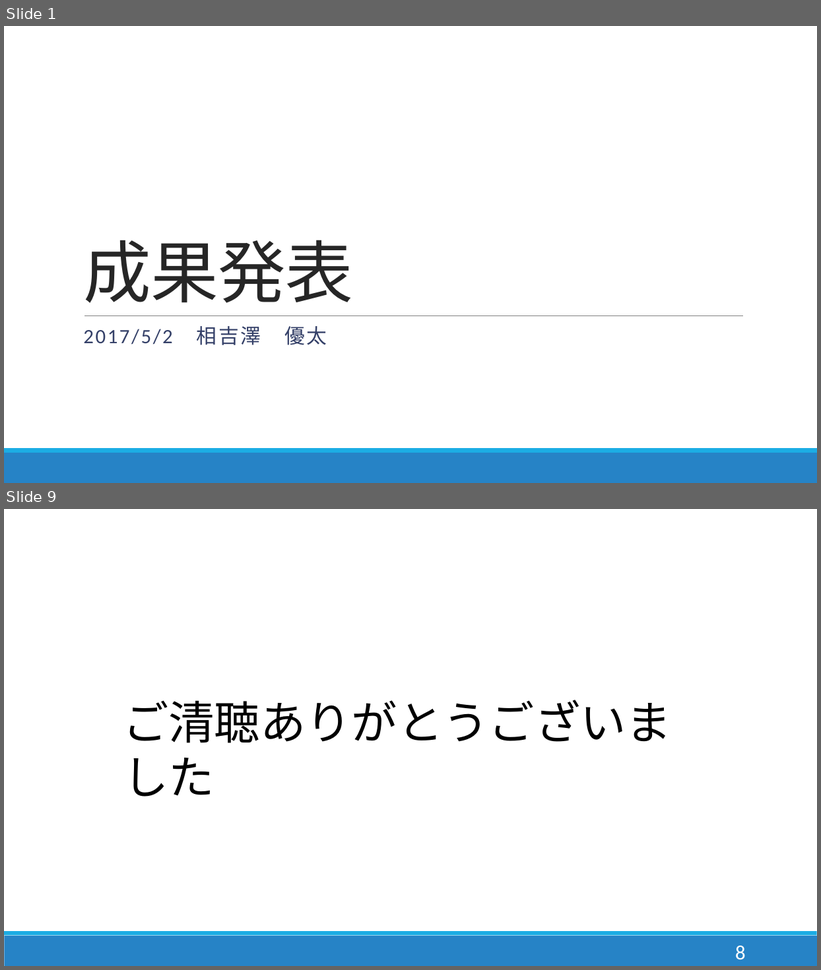
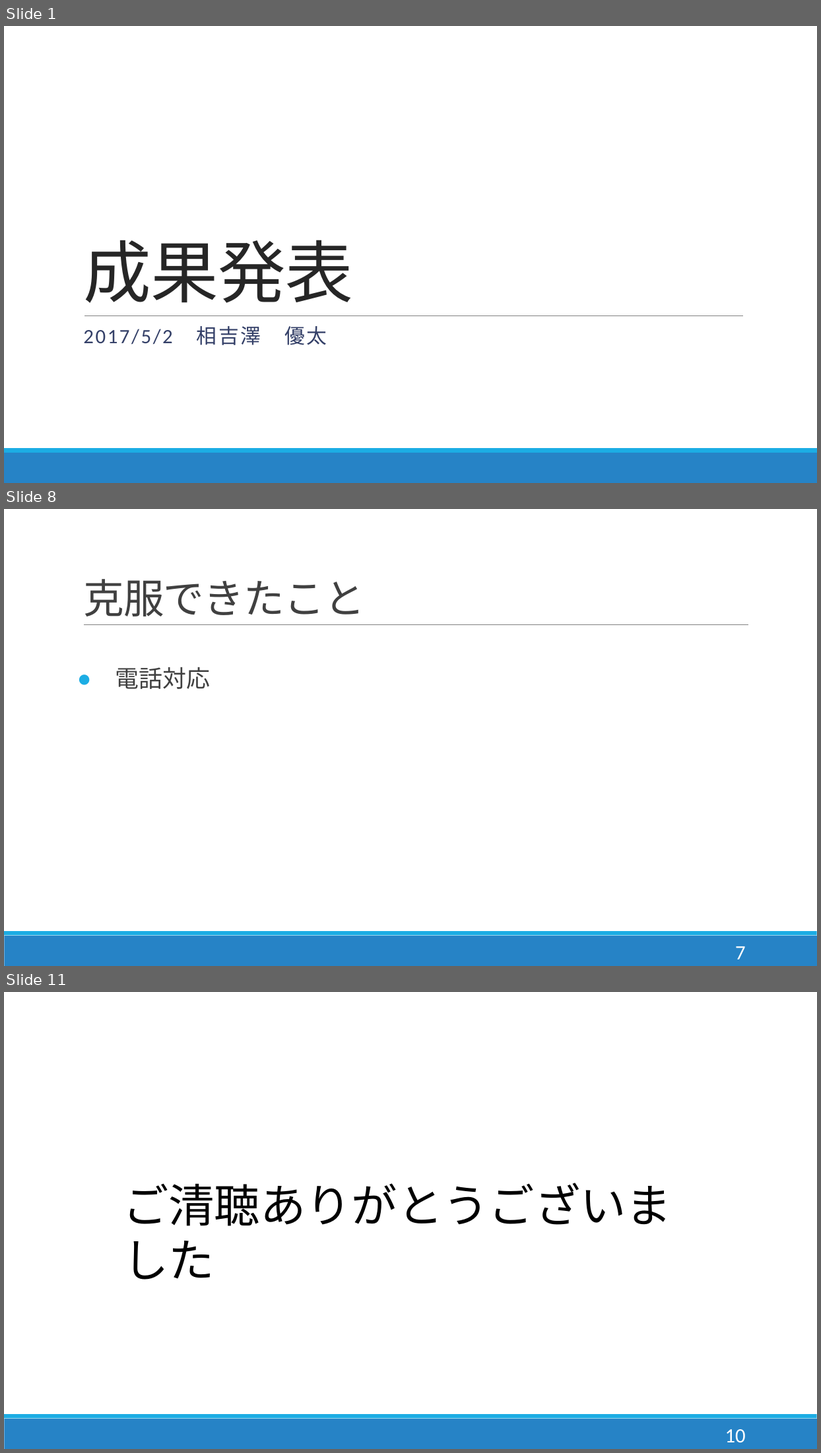
Before and after one commit to y-aiyoshizawa/1st-training, a slide deck: プレゼン/成果発表(相吉澤).pptx. Shown one above the other, each under a label of ours: slides 1 and 9 before the commit, slides 1, 8 and 11 after it; the slides between them are not shown. The pictures are 821x970 and 821x1453 pixels, drawn with LibreOffice and Linux fonts; fonts in the diff are those of the drawing. Boxes give left, top, right and bottom in pixels: in the first picture for what was removed or moved away, otherwise in the second. Text is boxed around its words. In the diff, an @@ line names an element or a change of style, - is before the commit and + after.

Commit message:
文字サイズの修正 最初に得たことを追加 克服したことを追加

```diff
--- a/プレゼン/成果発表(相吉澤).pptx
+++ b/プレゼン/成果発表(相吉澤).pptx
@@ slide 8 added at (4,509,817,966), background #FFFFFF; not listed: 2 template elements that a slide beside it also shows @@
@@ title added at (83,579,365,617), 48 pt, text #404040 @@
+克服できたこと
@@ line added from (84, 625) to (748, 625), #808080 0.5 pt @@
@@ text added at (115,667,210,689), 28 pt, text #404040 @@
+● 電話対応
@@ page number added at (735,947,746,960), 24 pt, text #FFFFFF @@
+7
@@ what was slide 9 is now slide 11 @@
@@ page number at (725,1430,746,1443): text changed @@
-8
+10
```
Also in this commit, not shown: 7 slides changed, 1 other slide added.
